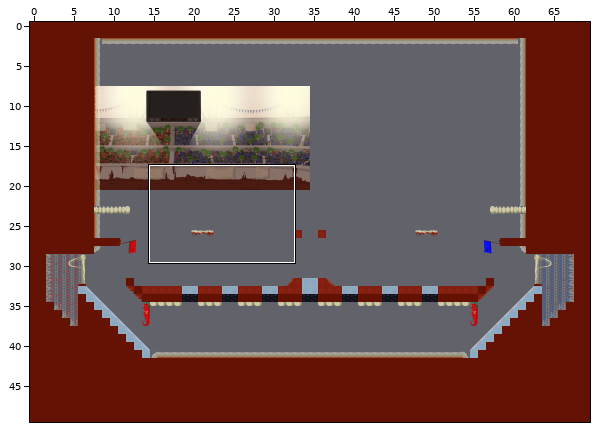
Two states of a Tiled map, data/assets/Maps/The_Match.tmx. The picture above shows the old version from afar; the outline marks the close-up.
Close-up. Before:
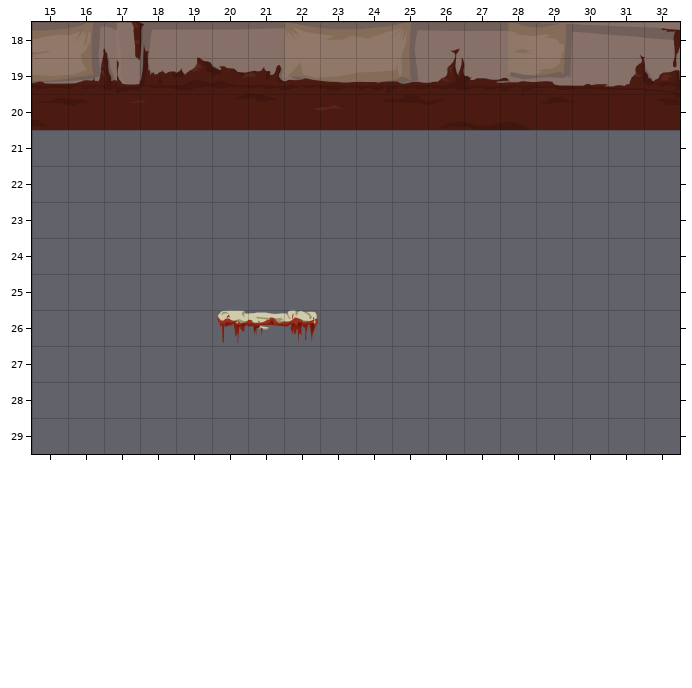
Cells are 64x64 px. Shown: x 15..32, y 18..29. The commit also changed other parts of the map, which this record leaves out.
The same view after the edit:
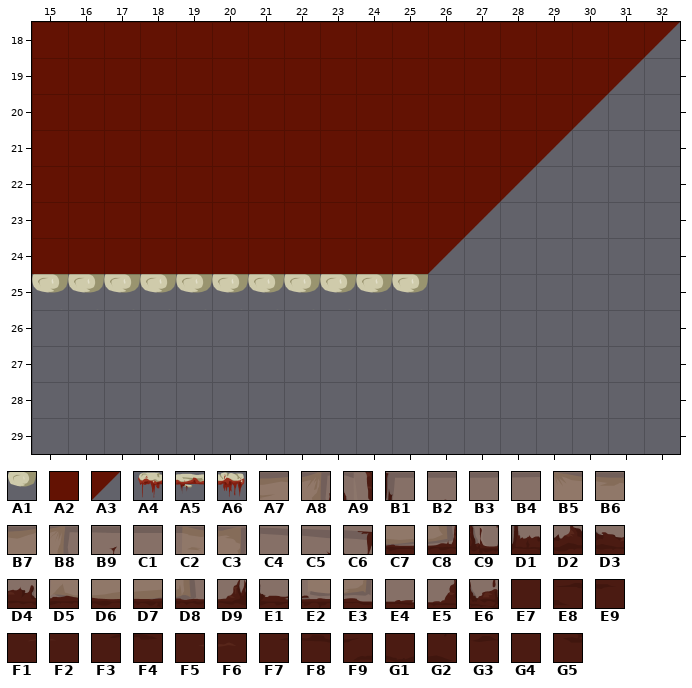
Key: from "BoneEnds": A1 4 "Edge"; from "MeatNonEdible": A2 0 "NonEdible"; from "MeatNonEdibleSlopes": A3 3; from "MovingPlatforms": A4 3 "NonEdible", A5 4 "NonEdible", A6 5 "NonEdible"; from "footballbackground": A7 365, A8 366, A9 367, B1 368, B2 369, B3 370, B4 371, B5 372, B6 373, B7 374, B8 375, B9 376, C1 377, C2 378, C3 379, C4 380, C5 381, C6 382, C7 400, C8 401, C9 402, D1 403, D2 404, D3 405, D4 406, D5 407, D6 408, D7 409, D8 410, D9 411, E1 412, E2 413, E3 414, E4 415, E5 416, E6 417, E7 428, E8 435, E9 436, F1 437, F2 438, F3 440, F4 441, F5 442, F6 443, F7 444, F8 445, F9 446, G1 447, G2 448, G3 449, G4 450, G5 452.
__ is an empty cell, .. an unchanged one.
What changed:
--- layer "Background1"
@@ x 15..32 @@
-18 A7 A8 A9 B1 B2 B3 B4 B5 B6 B7 B8 B9 C1 C2 C3 C4 C5 C6
-19 C7 C8 C9 D1 D2 D3 D4 D5 D6 D7 D8 D9 E1 E2 E3 E4 E5 E6
-20 E8 E9 F1 F2 E7 F3 F4 F5 F6 F7 F8 F9 G1 G2 G3 G4 E7 G5
+18 __ __ __ __ __ __ __ __ __ __ __ __ __ __ __ __ __ __
+19 __ __ __ __ __ __ __ __ __ __ __ __ __ __ __ __ __ __
+20 __ __ __ __ __ __ __ __ __ __ __ __ __ __ __ __ __ __
--- layer "Level"
@@ x 15..32 @@
-18 __ __ __ __ __ __ __ __ __ __ __ __ __ __ __ __ __ __
-19 __ __ __ __ __ __ __ __ __ __ __ __ __ __ __ __ __ ..
-20 __ __ __ __ __ __ __ __ __ __ __ __ __ __ __ __ .. ..
-21 __ __ __ __ __ __ __ __ __ __ __ __ __ __ __ .. .. ..
-22 __ __ __ __ __ __ __ __ __ __ __ __ __ __ .. .. .. ..
-23 __ __ __ __ __ __ __ __ __ __ __ __ __ .. .. .. .. ..
-24 __ __ __ __ __ __ __ __ __ __ __ __ .. .. .. .. .. ..
-25 __ __ __ __ __ __ __ __ __ __ __ .. .. .. .. .. .. ..
-26 .. .. .. .. .. A4 A5 A6 .. .. .. .. .. .. .. .. .. ..
+18 A2 A2 A2 A2 A2 A2 A2 A2 A2 A2 A2 A2 A2 A2 A2 A2 A2 A3
+19 A2 A2 A2 A2 A2 A2 A2 A2 A2 A2 A2 A2 A2 A2 A2 A2 A3 ..
+20 A2 A2 A2 A2 A2 A2 A2 A2 A2 A2 A2 A2 A2 A2 A2 A3 .. ..
+21 A2 A2 A2 A2 A2 A2 A2 A2 A2 A2 A2 A2 A2 A2 A3 .. .. ..
+22 A2 A2 A2 A2 A2 A2 A2 A2 A2 A2 A2 A2 A2 A3 .. .. .. ..
+23 A2 A2 A2 A2 A2 A2 A2 A2 A2 A2 A2 A2 A3 .. .. .. .. ..
+24 A2 A2 A2 A2 A2 A2 A2 A2 A2 A2 A2 A3 .. .. .. .. .. ..
+25 A1 A1 A1 A1 A1 A1 A1 A1 A1 A1 A1 .. .. .. .. .. .. ..
+26 .. .. .. .. .. __ __ __ .. .. .. .. .. .. .. .. .. ..
Changed places in both close-ups, as pixel boxes (x1, y1, x2, y2):
changed: (32, 22, 680, 343)
